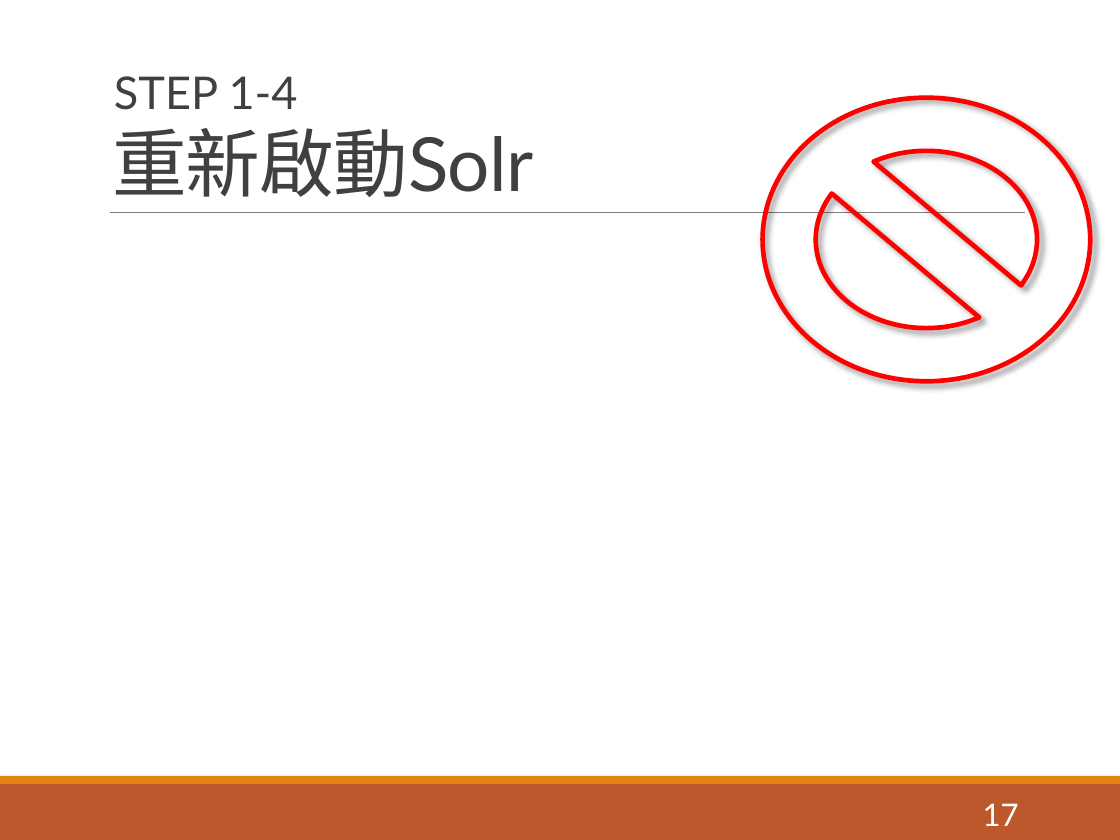
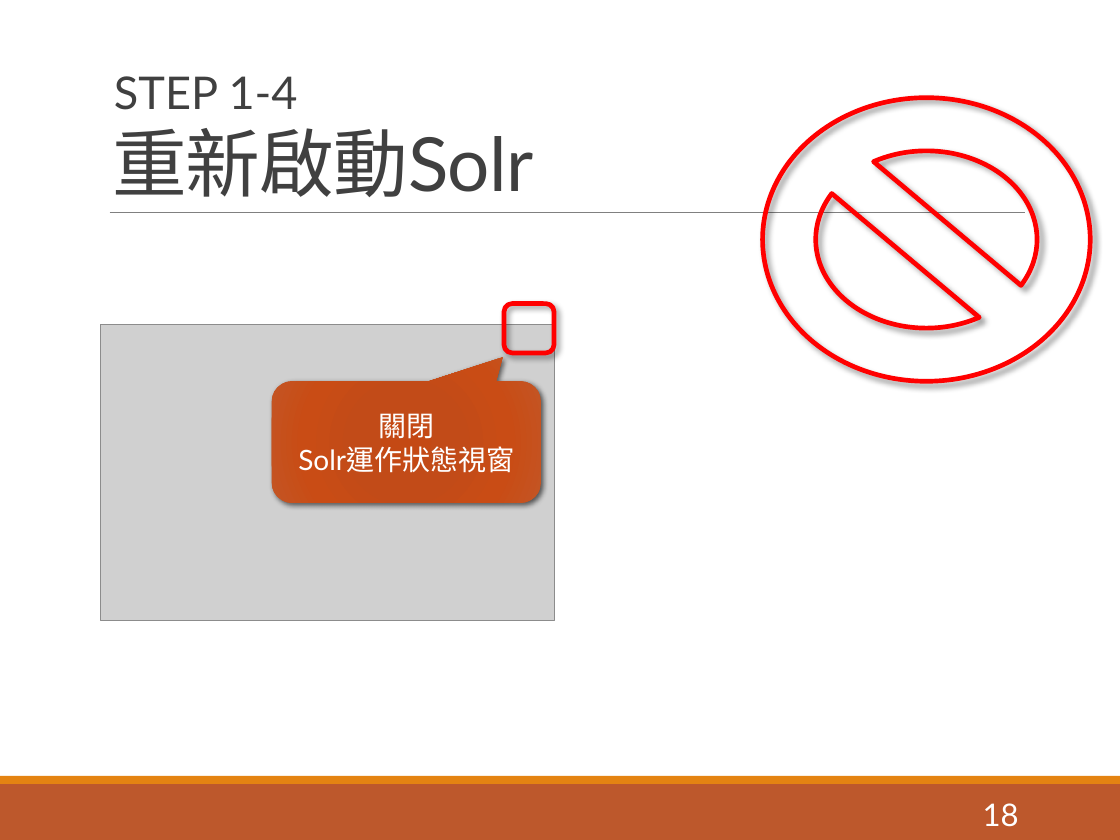
Before and after one commit to pulipulichen/ir-practice-solr, a slide deck: slide 18 of Apache Solr教學介紹.pptx (slide 17 before the commit). Drawn at 1120x840 pixels with LibreOffice and Linux fonts; fonts in the diff are those of the drawing; grey boxes stand for pictures. Boxes give left, top, right and bottom in pixels: in the first picture for what was removed or moved away, otherwise in the second. Text is boxed around its words. In the diff, an @@ line names an element or a change of style, - is before the commit and + after.

```diff
--- a/Apache Solr教學介紹.pptx
+++ b/Apache Solr教學介紹.pptx
@@ picture added at (101,325,554,620) @@
@@ rounded rectangle added at (504,304,554,353), outline #FF0000 3 pt @@
@@ rounded speech box added at (272,381,541,503), fill gradient #C44A15 to #C34C18 to #C94C15 to #C45525, 18 pt, text #FFFFFF @@
+關閉
+Solr運作狀態視窗
@@ page number at (983,803,1019,827): text changed @@
-17
+18
```
Also in this commit, not shown: 6 other slides changed, 3 slides added, 1 other file.
